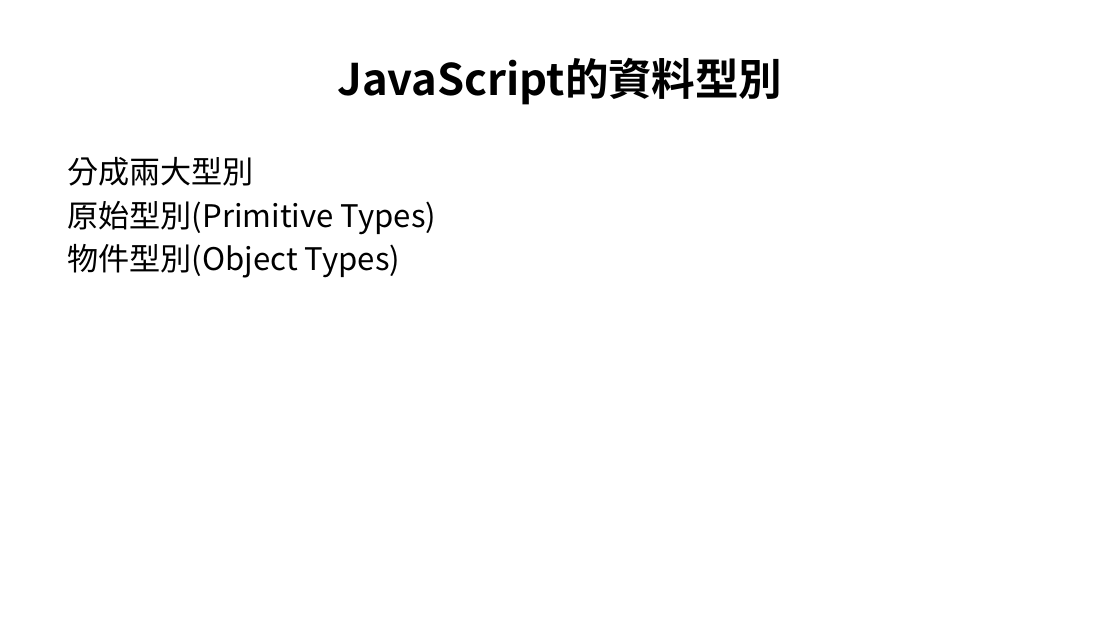
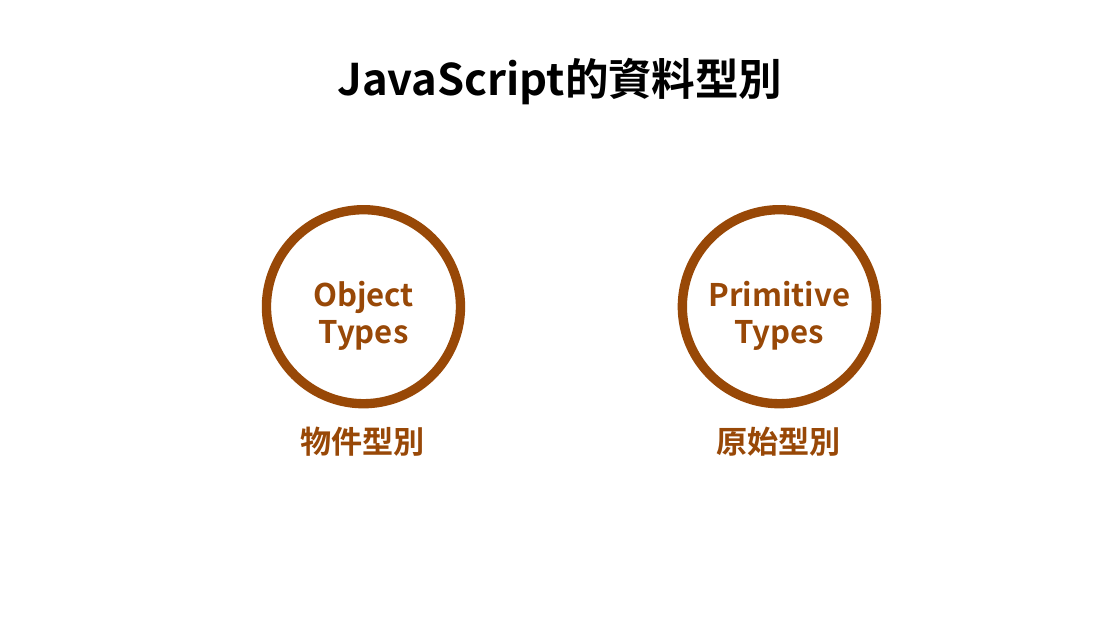
Before and after one commit to allen8101070/JavaScript-PPT, a slide deck: slide 27 of javaScript.pptx (slide 24 before the commit). Drawn at 1120x630 pixels with LibreOffice and Linux fonts; fonts in the diff are those of the drawing; background and template pictures are left out. Boxes give left, top, right and bottom in pixels: in the first picture for what was removed or moved away, otherwise in the second. Text is boxed around its words. In the diff, an @@ line names an element or a change of style, - is before the commit and + after.

```diff
--- a/javaScript.pptx
+++ b/javaScript.pptx
@@ text removed at (67,157,436,278) @@
-分成兩大型別
-原始型別(Primitive Types)
-物件型別(Object Types)
@@ ellipse added at (267,209,460,403), outline #984807 6 pt @@
@@ ellipse added at (682,209,876,403), outline #984807 6 pt @@
@@ text added at (313,280,414,350), 20 pt, text #984807, bold @@
+Object
+Types
@@ text added at (709,280,851,350), 20 pt, text #984807, bold @@
+Primitive
+Types
@@ text added at (300,426,425,456), 20 pt, text #984807, bold @@
+物件型別
@@ text added at (716,426,841,456), 20 pt, text #984807, bold @@
+原始型別
```
Also in this commit, not shown: 12 other slides changed, 12 slides added, 10 slides removed, 1 other file.
